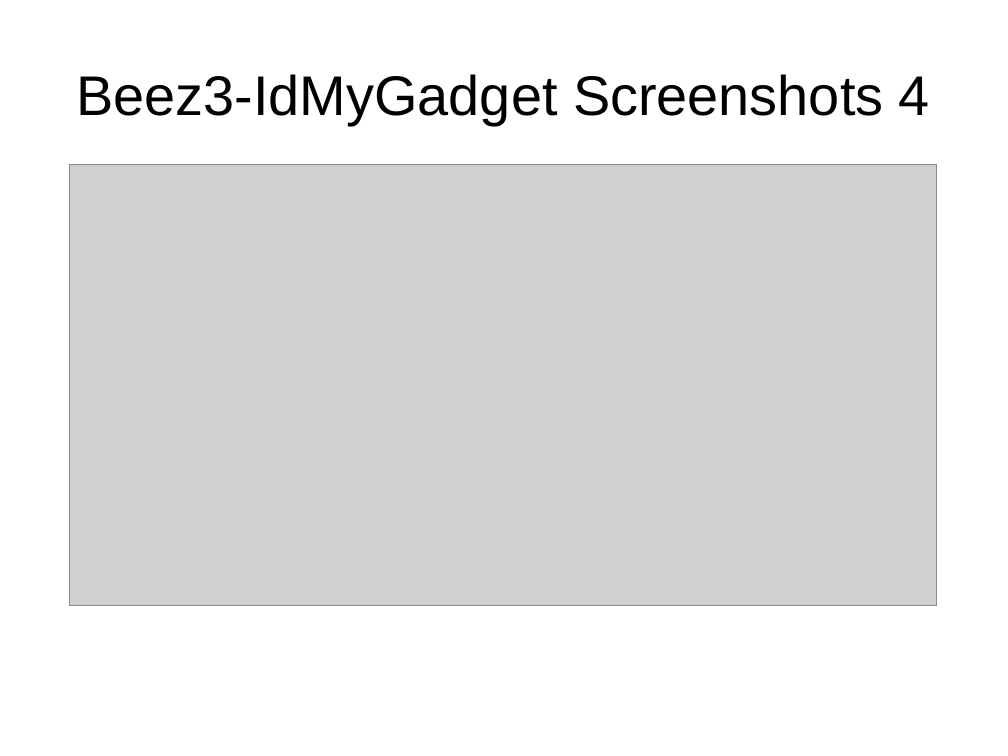
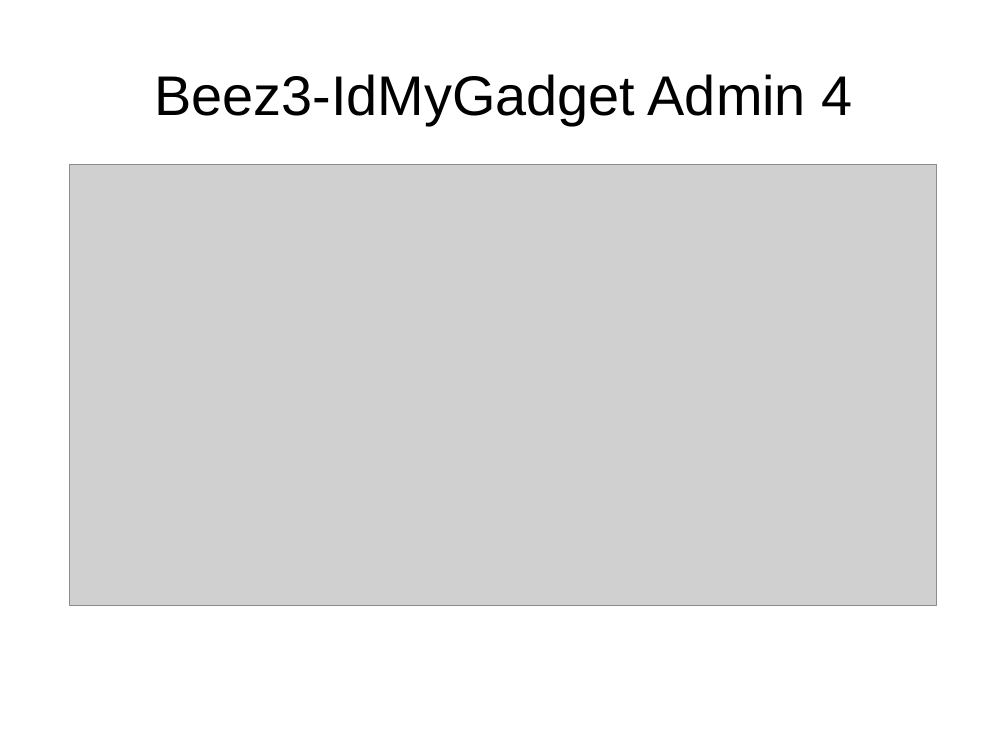
Before and after one commit to tomwhartung/jmws_accoutrements, a slide deck: slide 20 of presentations/2015_09-Joomla/Device_Detection-In_Protostar_and_Beez3.odp. Drawn at 1008x756 pixels with LibreOffice and Linux fonts; fonts in the diff are those of the drawing; grey boxes stand for pictures. Boxes give left, top, right and bottom in pixels: in the first picture for what was removed or moved away, otherwise in the second. Text is boxed around its words. In the diff, an @@ line names an element or a change of style, - is before the commit and + after.

```diff
--- a/presentations/2015_09-Joomla/Device_Detection-In_Protostar_and_Beez3.odp
+++ b/presentations/2015_09-Joomla/Device_Detection-In_Protostar_and_Beez3.odp
@@ title at box(154, 74, 853, 125): text changed @@
-Beez3-IdMyGadget Screenshots 4
+Beez3-IdMyGadget Admin 4
```
Also in this commit, not shown: 1 other slide changed, 4 slides added, 1 slide removed.
